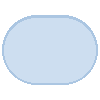
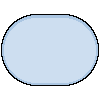
The second 100 x 100 image is a revision of the first. Changes to its layers:
added layer "Layer 2" above "1" over left=1, top=14, right=99, bottom=86
